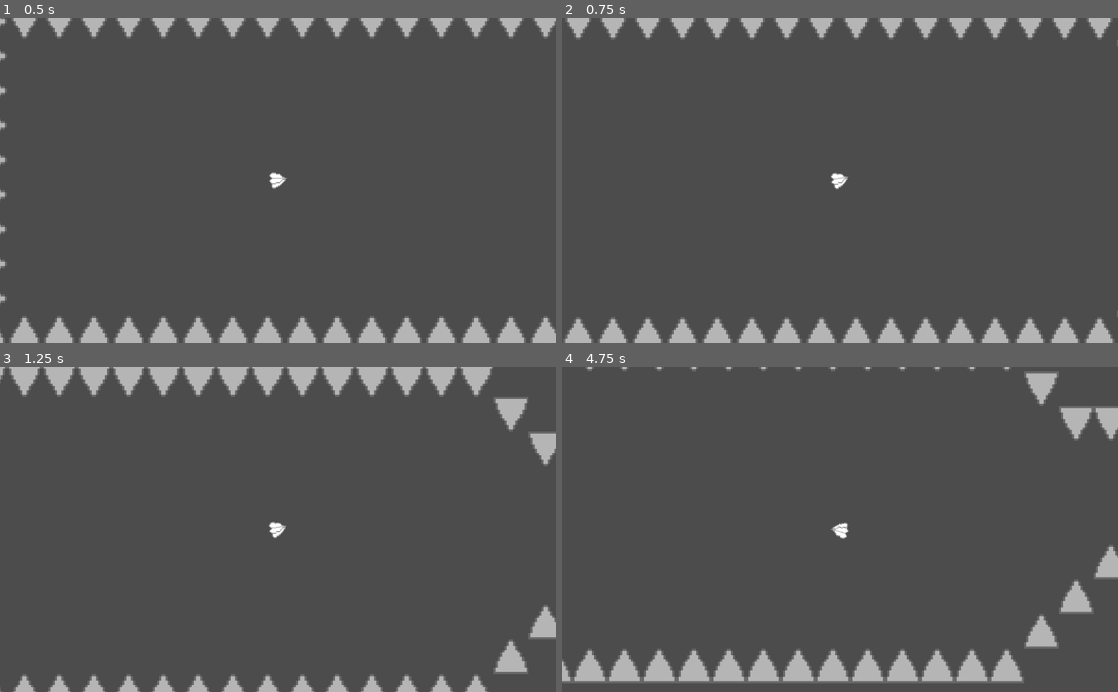
Above: before the commit, frames 1-4 (two rows, left to right).
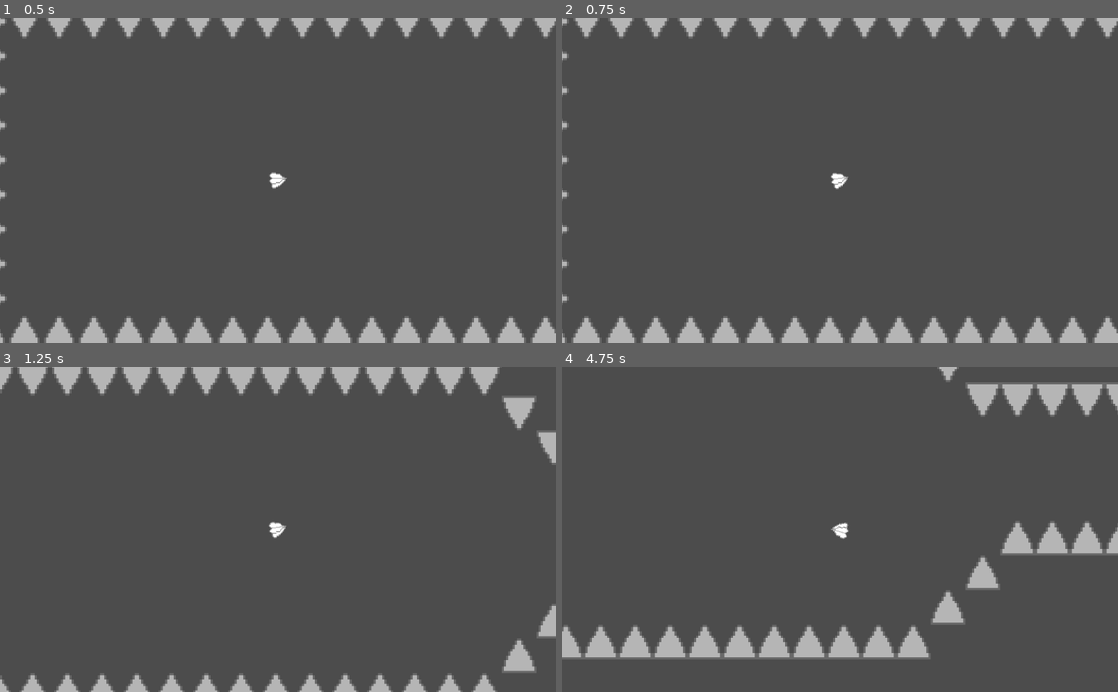
Above: after the commit, the same moments.

Repository: PandorasGit/Midsemester_exjam_paroberts
Game: Godot game, scene res://World/World.tscn
The game is run twice, just before and just after one commit, with the same random seed, the same clock (stepped at 60 frames per second) and the same inputs.
Inputs (mouse positions are in pixels of both pictures, inside the frame that each line leads up to):
- Up to frame 1 (0.5 s): no input
- Up to frame 2 (0.75 s): tap Enter at 0.5 s; move the mouse to (962, 164) at 0.52 s; click (962, 164) at 0.67 s
- Up to frame 3 (1.25 s): no input
- Up to frame 4 (4.75 s): move the mouse to (728, 545) at 1.27 s; click (728, 545) at 1.42 s; move the mouse to (895, 458) at 2.02 s; click (895, 458) at 2.17 s; move the mouse to (812, 594) at 2.77 s; click (812, 594) at 2.92 s; move the mouse to (1006, 578) at 3.52 s; click (1006, 578) at 3.67 s; move the mouse to (673, 480) at 4.27 s; click (673, 480) at 4.42 s

Frame 1 is identical in both runs. In frame 2, 7.7% of the frame differs, in the area x 0-100%, y 0-100%; in frame 3, 7.7%; in frame 4, 15%, in the area x 0-100%, y 0-98%.

Commit message:
Replace tween node with in code solution

Diff:
--- a/project/Player/Player.gd
+++ b/project/Player/Player.gd
@@ -7,7 +7,7 @@
 var _is_alive := true
 
 
-onready var _tween := find_node("Tween")
+
 onready var _death_timer := find_node("DeathTimer")
 onready var _sprite := find_node("Sprite")
 onready var _death_particles := find_node("DeathParticles")
@@ -20,11 +20,12 @@
 
 func _move() -> void:
 	var _new_position =  get_global_mouse_position()
-	look_at(_new_position)
-	_tween.interpolate_property(self, "position",
-		position, _new_position, 1,
-		Tween.TRANS_LINEAR, Tween.EASE_IN_OUT)
-	_tween.start()
+	var _tween := create_tween().set_trans(Tween.TRANS_QUINT).set_ease(Tween.EASE_IN_OUT)
+	# warning-ignore:return_value_discarded
+	_tween.tween_property(self, "global_position", _new_position, 1.0)
+	var target_rotation := global_position.direction_to(_new_position).angle()
+	# warning-ignore:return_value_discarded
+	_tween.parallel().tween_property(self, "rotation", target_rotation, 0.1)
 
 
 func _on_Airplane_body_entered(body) -> void:
@@ -33,15 +34,16 @@
 
 
 func _die() -> void:
-	_tween.stop_all()
-	_tween.remove_all()
+	var _death_position := position
+	var _tween := create_tween().set_trans(Tween.TRANS_LINEAR).set_ease(Tween.EASE_IN_OUT)
+	# warning-ignore:return_value_discarded
+	_tween.tween_property(self, "global_position", _death_position, 1)
+	# warning-ignore:return_value_discarded
+	_tween.parallel().tween_property(_sprite, "scale", Vector2.ZERO, 0.5)
 	_death_particles.emitting = true
 	_is_alive = false
-	_tween.interpolate_property(_sprite, "scale",
-		Vector2(1,1), Vector2.ZERO, 0.1,
-		Tween.TRANS_LINEAR, Tween.EASE_IN_OUT)
-	_tween.start()
 	_death_timer.start()
+
 
 
 func _on_DeathTimer_timeout():
--- a/project/Player/Player.tscn
+++ b/project/Player/Player.tscn
@@ -27,8 +27,6 @@
 position = Vector2( -1, -1 )
 shape = SubResource( 1 )
 
-[node name="Tween" type="Tween" parent="."]
-
 [node name="Camera2D" type="Camera2D" parent="."]
 current = true
 drag_margin_top = 0.03
Not shown, changed: README.md
